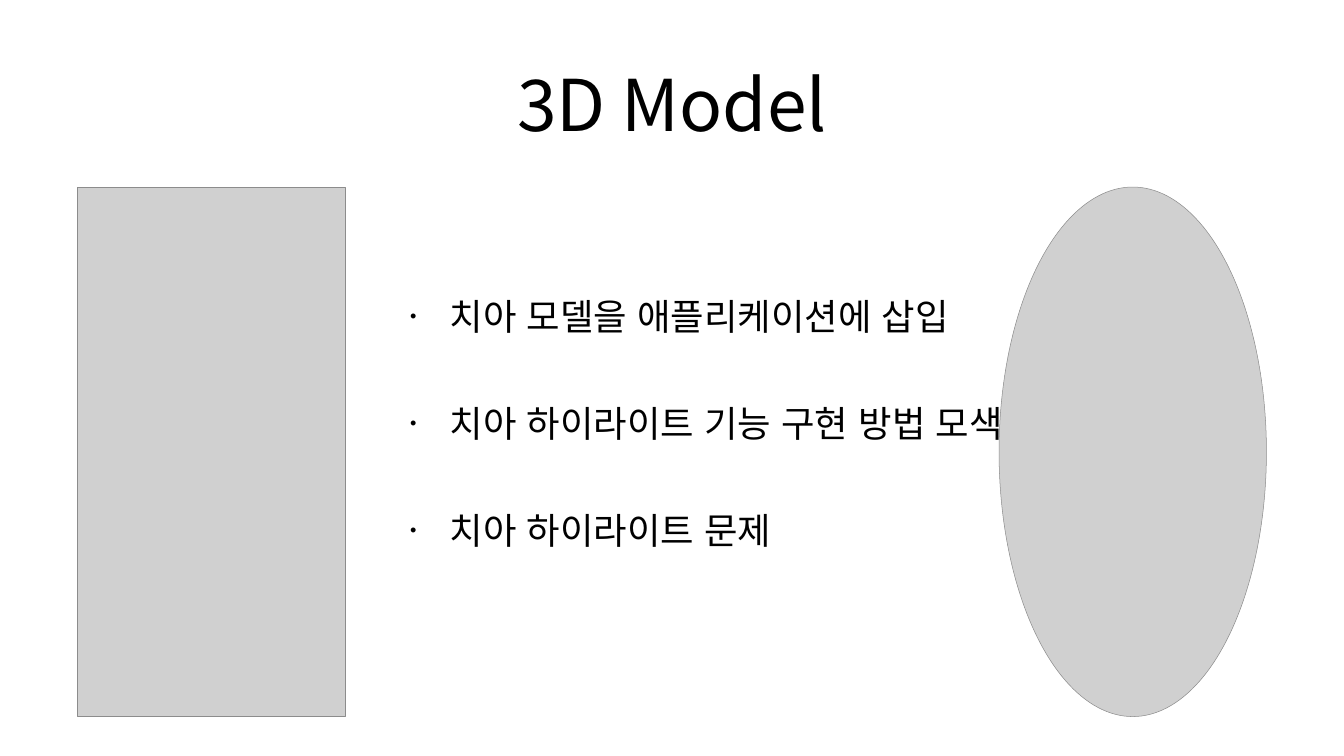
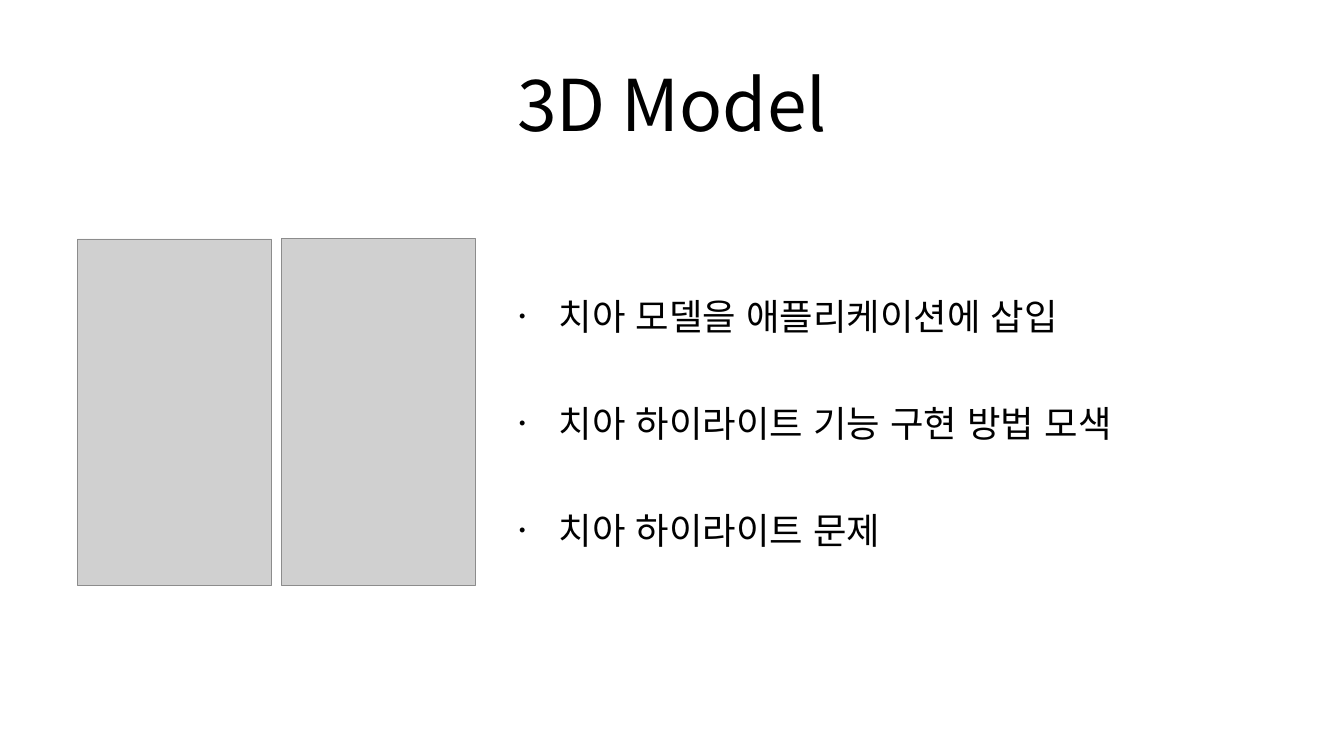
Before and after one commit to Team-Achi/Docs, a slide deck: slide 16 of PPT/캡스톤디자인_5주차 발표자료_5조.pptx. Drawn at 1344x756 pixels with LibreOffice and Linux fonts; fonts in the diff are those of the drawing; grey boxes stand for pictures. Boxes give left, top, right and bottom in pixels: in the first picture for what was removed or moved away, otherwise in the second. Text is boxed around its words. In the diff, an @@ line names an element or a change of style, - is before the commit and + after.

```diff
--- a/PPT/캡스톤디자인_5주차 발표자료_5조.pptx
+++ b/PPT/캡스톤디자인_5주차 발표자료_5조.pptx
@@ picture removed at <box>78,187,345,717</box> @@
@@ text "치아 모델을 애플리케이션에 삽입": place and size @@
-text "치아 모델을 애플리케이션에 삽입" at <box>450,300,1003,547</box>
+text "치아 모델을 애플리케이션에 삽입" at <box>559,300,1112,547</box>
@@ picture removed at <box>999,187,1266,717</box> @@
@@ picture added at <box>78,239,272,585</box> @@
@@ picture added at <box>281,239,475,586</box> @@
```
Also in this commit, not shown: 2 other slides changed, 1 other file.
